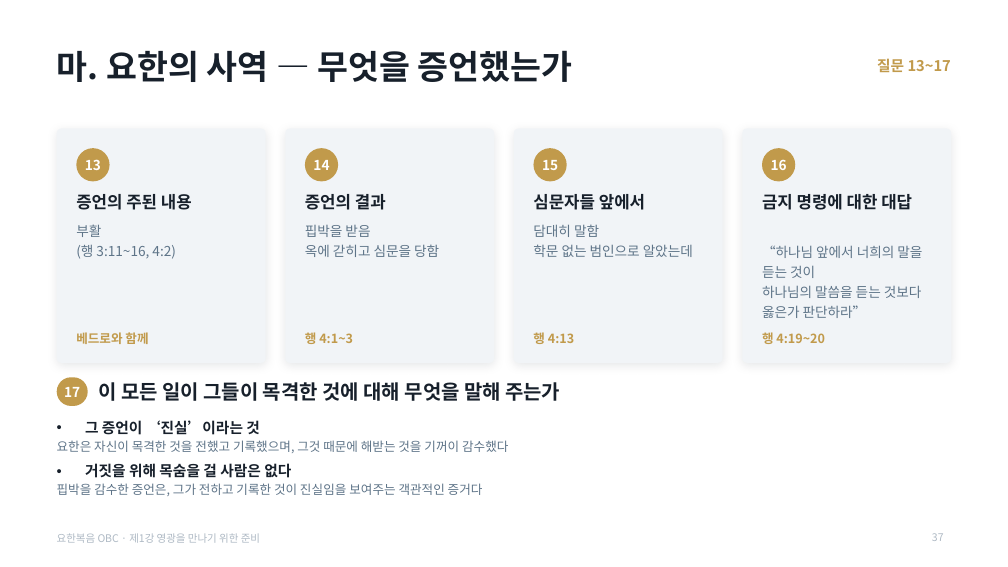
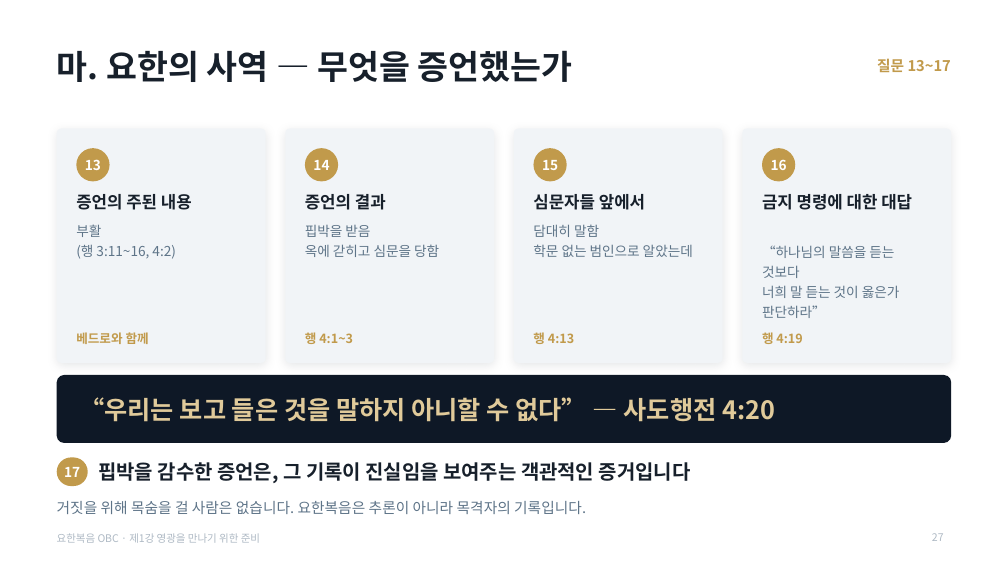
Before and after one commit to mio-modu/bible_GospelofJohn, a slide deck: slide 27 of dist/요한복음_1강_영광을_만나기_위한_준비.pptx (slide 37 before the commit). Drawn at 1008x567 pixels with LibreOffice and Linux fonts; fonts in the diff are those of the drawing. Boxes give left, top, right and bottom in pixels: in the first picture for what was removed or moved away, otherwise in the second. Text is boxed around its words. In the diff, an @@ line names an element or a change of style, - is before the commit and + after.

```diff
--- a/dist/요한복음_1강_영광을_만나기_위한_준비.pptx
+++ b/dist/요한복음_1강_영광을_만나기_위한_준비.pptx
@@ text at bbox=[762, 245, 900, 318]: text changed @@
-“하나님 앞에서 너희의 말을 듣는 것이
-하나님의 말씀을 듣는 것보다 옳은가 판단하라”
+“하나님의 말씀을 듣는 것보다
+너희 말 듣는 것이 옳은가
+판단하라”
@@ text at bbox=[762, 332, 802, 344]: text changed @@
-행 4:19~20
+행 4:19
@@ rounded rectangle added at bbox=[57, 375, 951, 443], fill #0E1826 @@
@@ text removed at bbox=[98, 382, 560, 401] @@
-이 모든 일이 그들이 목격한 것에 대해 무엇을 말해 주는가
@@ text added at bbox=[79, 397, 775, 422], 24 pt, text #E0CA9A, bold @@
+“우리는 보고 들은 것을 말하지 아니할 수 없다” — 사도행전 4:20
@@ text "17": place and size @@
-text "17" at bbox=[64, 387, 80, 397]
+text "17" at bbox=[64, 467, 80, 477]
@@ rounded rectangle: place and size @@
-rounded rectangle at bbox=[57, 377, 88, 406]
+rounded rectangle at bbox=[57, 457, 88, 486]
@@ text at bbox=[98, 462, 691, 483]: text changed; size 12 to 19 pt; text colour #5E7488 to #17202B; bold on @@
-• 그 증언이 ‘진실’이라는 것
-  요한은 자신이 목격한 것을 전했고 기록했으며, 그것 때문에 해받는 것을 기꺼이 감수했다
-• 거짓을 위해 목숨을 걸 사람은 없다
-  핍박을 감수한 증언은, 그가 전하고 기록한 것이 진실임을 보여주는 객관적인 증거다
+핍박을 감수한 증언은, 그 기록이 진실임을 보여주는 객관적인 증거입니다
@@ text "핍박을 감수한 증언은, 그 기록이 ..." at bbox=[98, 462, 691, 483]: vertical alignment top to middle @@
@@ text added at bbox=[57, 501, 586, 514], 14 pt, text #5E7488 @@
+거짓을 위해 목숨을 걸 사람은 없습니다. 요한복음은 추론이 아니라 목격자의 기록입니다.
```
Also in this commit, not shown: 27 other slides changed, 16 slides removed, 8 other files.
